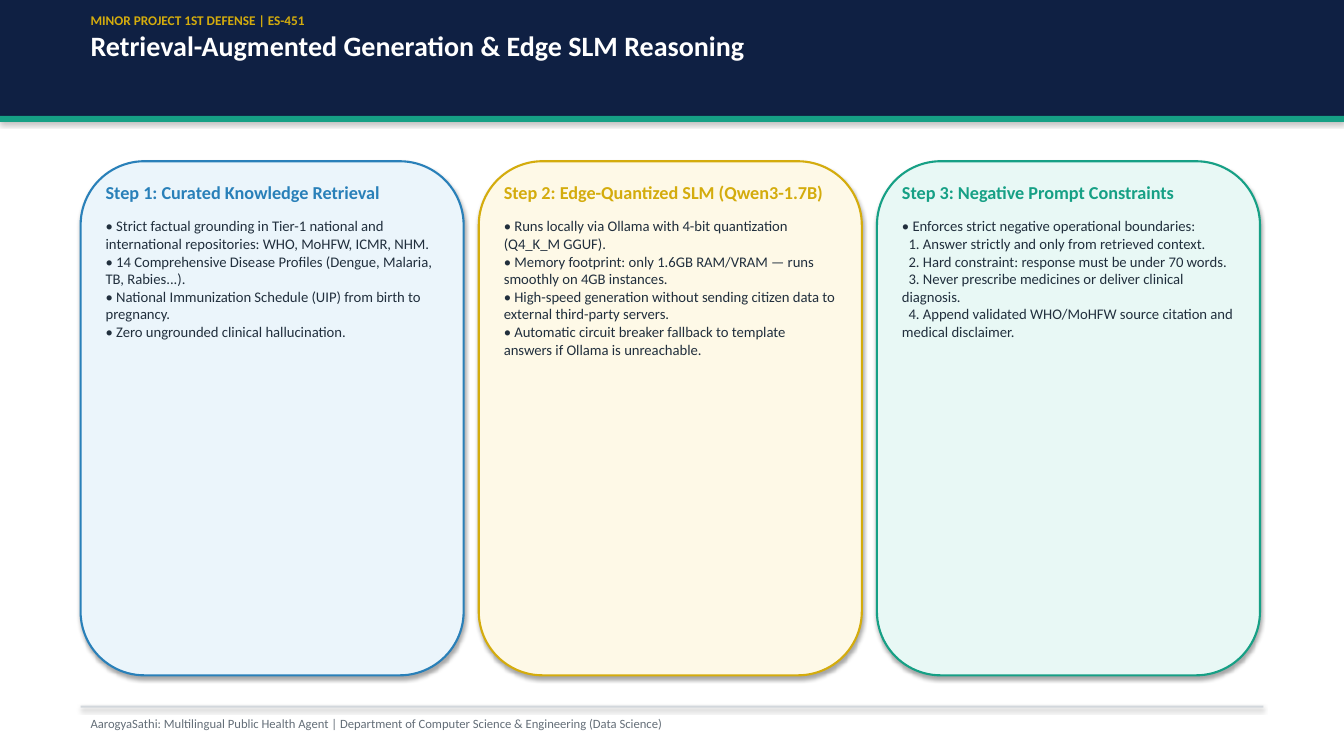
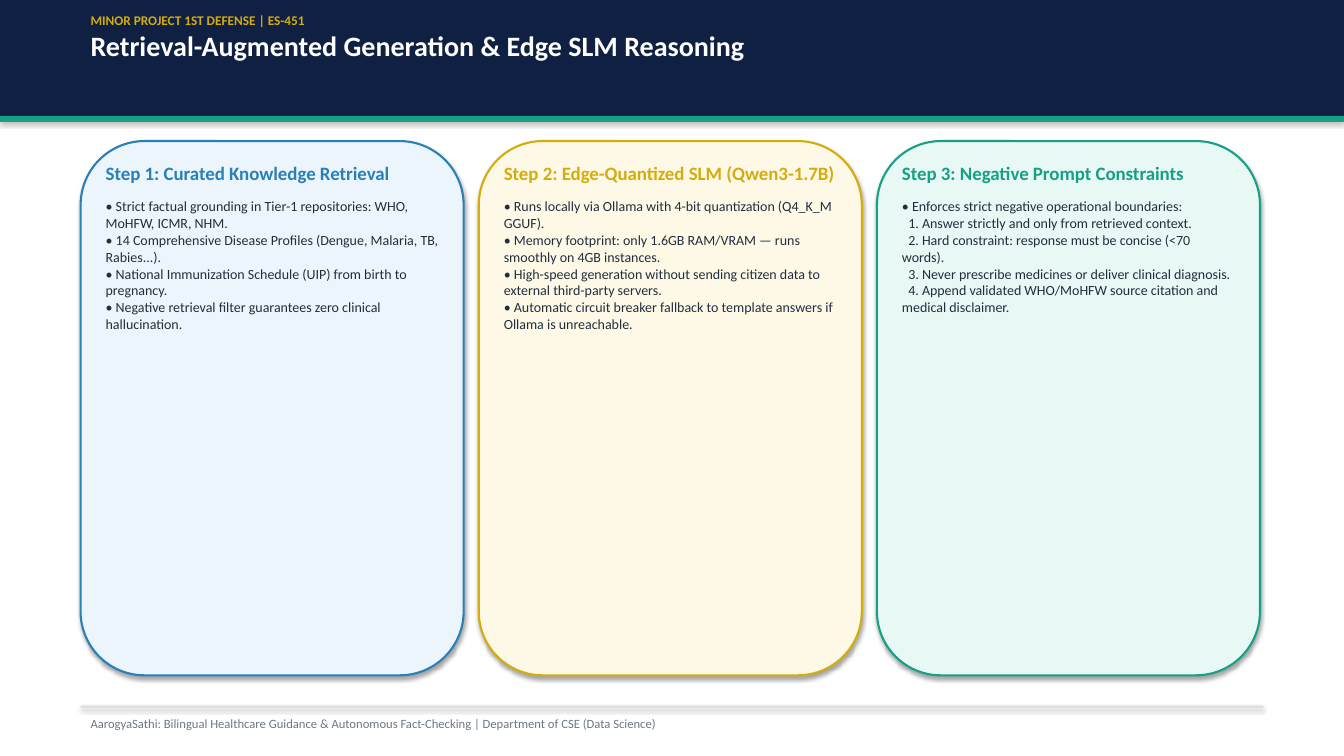
Before and after one commit to salman-mohammad-khan/AarogyaSathi, a slide deck: slide 7 of docs/AarogyaSathi_1st_Defense_Presentation.pptx. Drawn at 1344x756 pixels with LibreOffice and Linux fonts; fonts in the diff are those of the drawing. Boxes give left, top, right and bottom in pixels: in the first picture for what was removed or moved away, otherwise in the second. Text is boxed around its words. In the diff, an @@ line names an element or a change of style, - is before the commit and + after.

```diff
--- a/docs/AarogyaSathi_1st_Defense_Presentation.pptx
+++ b/docs/AarogyaSathi_1st_Defense_Presentation.pptx
@@ rounded rectangle resized from (x1=81, y1=161, x2=464, y2=676) to (x1=81, y1=141, x2=464, y2=676) @@
@@ rounded rectangle resized from (x1=479, y1=161, x2=862, y2=676) to (x1=479, y1=141, x2=862, y2=676) @@
@@ rounded rectangle resized from (x1=877, y1=161, x2=1260, y2=676) to (x1=877, y1=141, x2=1260, y2=676) @@
@@ text "Step 1: Curated Knowledge Retrieval" moved from (x1=106, y1=186, x2=432, y2=340) to (x1=106, y1=166, x2=439, y2=329) @@
@@ text at (x1=106, y1=166, x2=389, y2=183): size 13 to 13.5 pt in "Step 1: Curated Knowledge Retrieval" @@
@@ text "Step 2: Edge-Quantized SLM (Qwen3-1.7B)" moved from (x1=504, y1=185, x2=834, y2=355) to (x1=504, y1=166, x2=834, y2=329) @@
@@ text "Step 2: Edge-Quantized SLM (Qwen3-1.7B)" at (x1=504, y1=166, x2=834, y2=329): size 13 to 13.5 pt in "Step 2: Edge-Quantized SLM (Qwen3-1.7B)"; size 10.5 to 10 pt in "• Runs locally via Ollama with 4-bit ..." @@
@@ text "Step 3: Negative Prompt Constraints" moved from (x1=902, y1=186, x2=1232, y2=337) to (x1=902, y1=167, x2=1230, y2=312) @@
@@ text at (x1=902, y1=167, x2=1184, y2=183): size 13 to 13.5 pt in "Step 3: Negative Prompt Constraints" @@
@@ text at (x1=106, y1=201, x2=439, y2=329): text changed; size 10.5 to 10 pt @@
-• Strict factual grounding in Tier-1 national and international repositories: WHO, MoHFW, ICMR, NHM.
-• 14 Comprehensive Disease Profiles (Dengue, Malaria, TB, Rabies...).
-• National Immunization Schedule (UIP) from birth to pregnancy.
-• Zero ungrounded clinical hallucination.
+• Strict factual grounding in Tier-1 repositories: WHO, MoHFW, ICMR, NHM.
+• 14 Comprehensive Disease Profiles (Dengue, Malaria, TB, Rabies...).
+• National Immunization Schedule (UIP) from birth to pregnancy.
+• Negative retrieval filter guarantees zero clinical hallucination.
@@ text at (x1=902, y1=201, x2=1230, y2=312): text changed; size 10.5 to 10 pt @@
-• Enforces strict negative operational boundaries:
-1. Answer strictly and only from retrieved context.
-2. Hard constraint: response must be under 70 words.
-3. Never prescribe medicines or deliver clinical diagnosis.
-4. Append validated WHO/MoHFW source citation and medical disclaimer.
+• Enforces strict negative operational boundaries:
+1. Answer strictly and only from retrieved context.
+2. Hard constraint: response must be concise (<70 words).
+3. Never prescribe medicines or deliver clinical diagnosis.
+4. Append validated WHO/MoHFW source citation and medical disclaimer.
@@ text at (x1=91, y1=719, x2=655, y2=730): text changed; text colour #646E78 to #6E7882 @@
-AarogyaSathi: Multilingual Public Health Agent | Department of Computer Science & Engineering (Data Science)
+AarogyaSathi: Bilingual Healthcare Guidance & Autonomous Fact-Checking | Department of CSE (Data Science)
```
Also in this commit, not shown: 12 other slides changed, 1 slide added, 1 slide removed, 9 other files.
